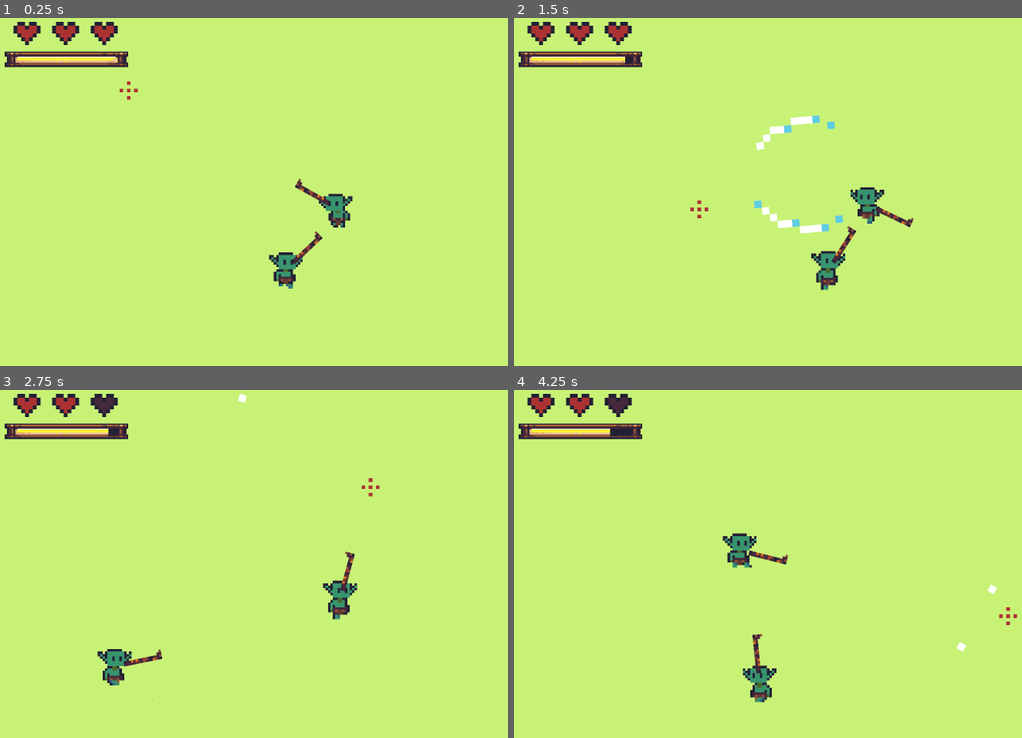
Above: before the commit, frames 1-4 (two rows, left to right).
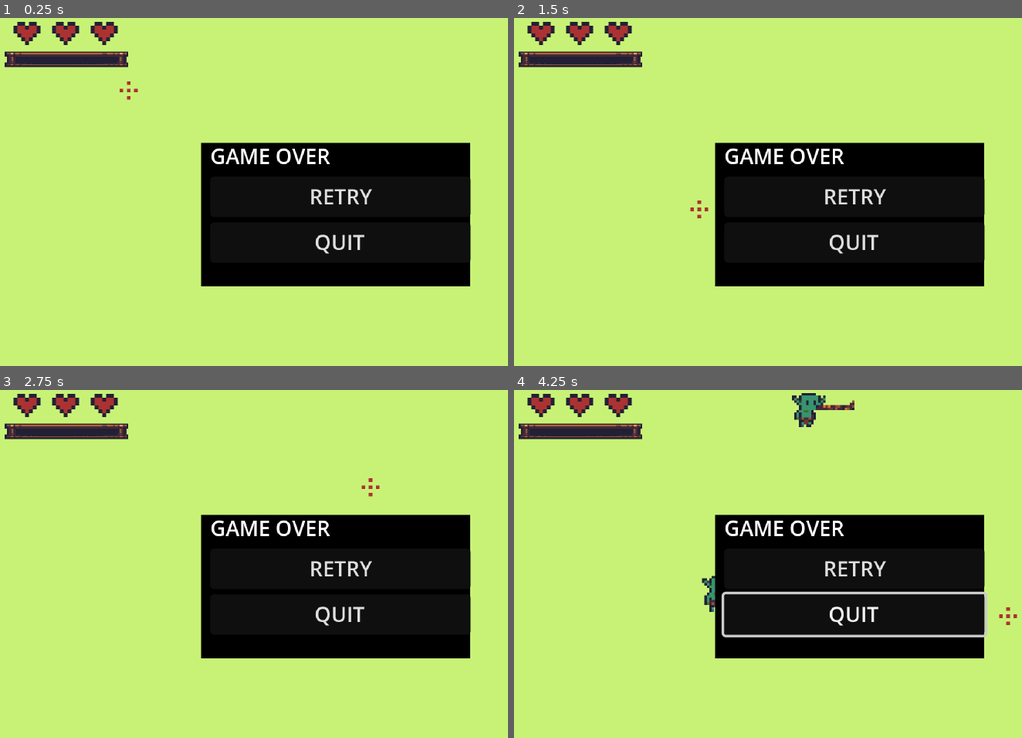
Above: after the commit, the same moments.

Repository: futurediffusion/nuclear-sand-box
Game: Godot game, scene res://scenes/main.tscn
Two runs of this game, one before a commit and one after it. Both use one fixed random seed, a clock stepped at 60 frames per second and the inputs below. The project has no main scene, so this scene is started directly. Sound files missing from this copy of the repository are replaced by a short silence.
Inputs (mouse positions are in pixels of both pictures, inside the frame that each line leads up to):
- Up to frame 1 (0.25 s): no input
- Up to frame 2 (1.5 s): move the mouse to (961, 174) at 0.52 s; hold Right (move_right) 0.53-1.28 s; click (961, 174) at 0.6 s; move the mouse to (696, 209) at 1.27 s; hold Down (move_down) from 1.28 s (still down); click (696, 209) at 1.35 s
- Up to frame 3 (2.75 s): move the mouse to (370, 487) at 2.02 s; release Down (move_down) at 2.03 s; hold Right (move_right) from 2.03 s (still down); click (370, 487) at 2.1 s
- Up to frame 4 (4.25 s): move the mouse to (793, 633) at 2.77 s; release Right (move_right) at 2.78 s; hold Up (move_up) 2.78-3.53 s; click (793, 633) at 2.85 s; move the mouse to (1006, 616) at 3.52 s; hold Left (move_left) from 3.53 s (still down); click (1006, 616) at 3.6 s

The runs differ from the first frame. In frame 1, 22% of the frame differs, in the area x 3-93%, y 11-78%; in frame 2, 23%; in frame 3, 23%; in frame 4, 24%, in the area x 3-96%, y 0-90%.
Error after the commit: Parse Error: Class "GameManager" hides an autoload singleton. (res://scripts/systems/game_manager.gd:2)

Commit message:
Add GameManager autoload and decouple player death flow

Diff:
--- a/project.godot
+++ b/project.godot
@@ -13,6 +13,10 @@
 config/name="NUCLEAR SAND BOX"
 config/features=PackedStringArray("4.4", "Forward Plus")
 config/icon="res://icon.svg"
+
+[autoload]
+
+GameManager="*res://scripts/systems/game_manager.gd"
 
 [display]
 
--- a/scripts/gameplay/main.gd
+++ b/scripts/gameplay/main.gd
@@ -6,12 +6,18 @@
 func _ready() -> void:
 	game_over_panel.visible = false
 	retry_button.pressed.connect(_on_retry_pressed)
+	if not GameManager.player_died.is_connected(_on_player_died_from_manager):
+		GameManager.player_died.connect(_on_player_died_from_manager)
 
-func on_player_died() -> void:
+func _on_player_died_from_manager() -> void:
 	game_over_panel.visible = true
 	get_tree().paused = true  # congela todo (enemigos, spawner, etc.)
 	Input.set_mouse_mode(Input.MOUSE_MODE_VISIBLE)
 
+# Compatibilidad temporal para llamadas legacy.
+func on_player_died() -> void:
+	_on_player_died_from_manager()
+
 func _on_retry_pressed() -> void:
 	get_tree().paused = false
 	get_tree().reload_current_scene()
--- a/scripts/gameplay/player.gd
+++ b/scripts/gameplay/player.gd
@@ -442,10 +442,8 @@
 	# Esperar a que termine (IMPORTANTE: death debe NO tener loop)
 	await sprite.animation_finished
 
-	# Avisar al Main (Game Over)
-	var main = get_tree().current_scene
-	if main and main.has_method("on_player_died"):
-		main.call("on_player_died")
+	# Emitir evento global de muerte del jugador (sin depender de Main).
+	GameManager.player_died.emit()
 
 	queue_free()
 
--- /dev/null
+++ b/scripts/systems/game_manager.gd
@@ -0,0 +1,9 @@
+extends Node
+class_name GameManager
+
+signal player_died
+signal player_healed(amount: int)
+signal zone_entered(zone_name: String)
+
+var current_wave: int = 0
+var gold: int = 0
--- a/scripts/ui/hud.gd
+++ b/scripts/ui/hud.gd
@@ -7,6 +7,8 @@
 
 func _ready() -> void:
 	_try_bind_player()
+	if not GameManager.player_healed.is_connected(_on_player_healed):
+		GameManager.player_healed.connect(_on_player_healed)
 
 func _try_bind_player() -> void:
 	player = _find_player()
@@ -33,3 +35,7 @@
 func _on_player_stamina_changed(new_stamina: float, new_max_stamina: float) -> void:
 	stamina_bar.max_value = new_max_stamina
 	stamina_bar.value = new_stamina
+
+func _on_player_healed(amount: int) -> void:
+	# Hook listo para feedback visual/sonoro de curación.
+	pass
